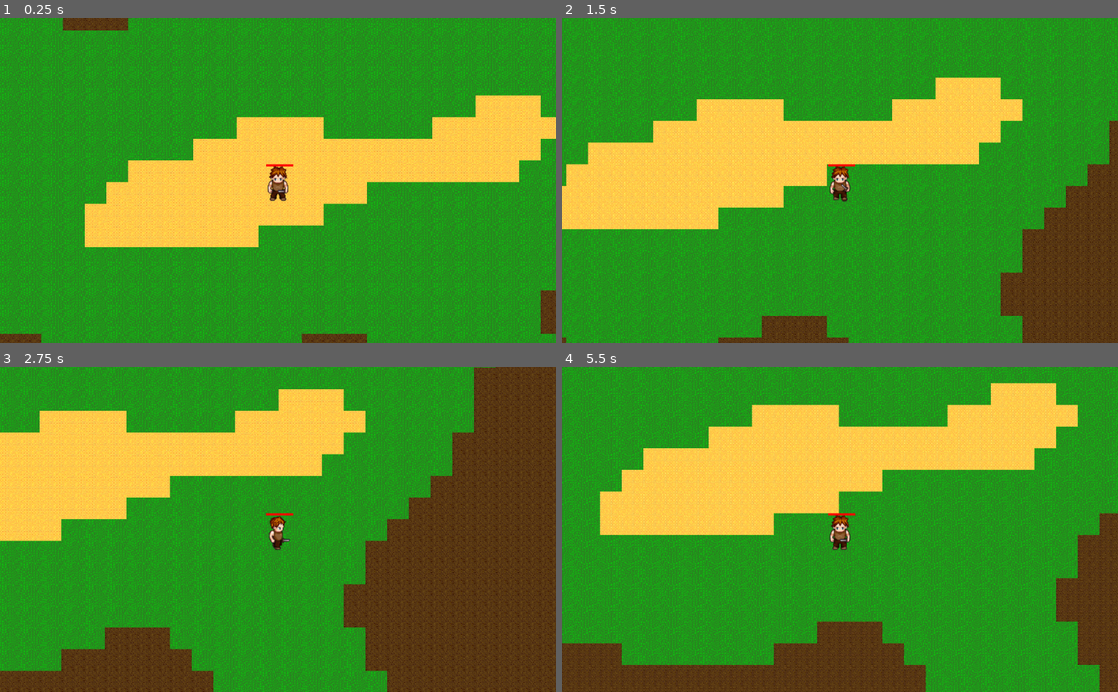
Above: before the commit, frames 1-4 (two rows, left to right).
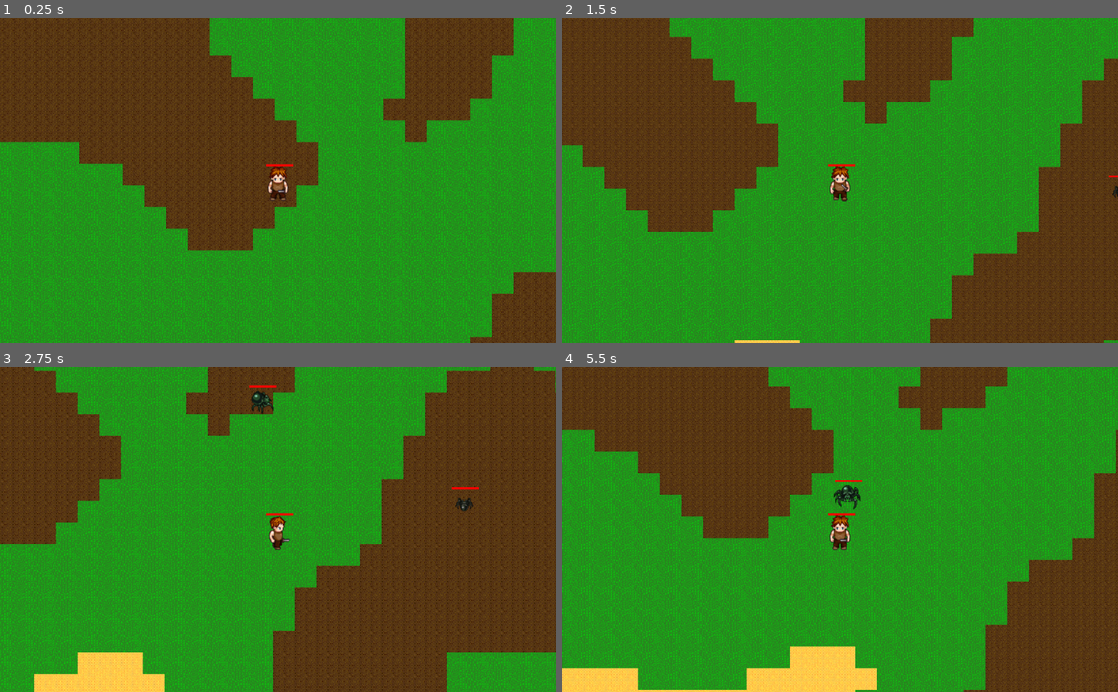
Above: after the commit, the same moments.

Repository: afonsolage/Raftel
Game: Godot game, scene res://assets/scenes/stages/world.tscn
The game is run twice, just before and just after one commit, with the same random seed, the same clock (stepped at 60 frames per second) and the same inputs.
Inputs:
- Up to frame 1 (0.25 s): no input
- Up to frame 2 (1.5 s): tap Enter at 0.5 s; hold D (ui_right) 0.53-1.28 s; hold Ctrl 0.53-1.28 s; hold S (ui_down) from 1.28 s (still down); tap Ctrl at 1.35 s
- Up to frame 3 (2.75 s): release S (ui_down) at 2.03 s; hold D (ui_right) from 2.03 s (still down); hold Ctrl from 2.03 s (still down)
- Up to frame 4 (5.5 s): release D (ui_right) at 2.78 s; release Ctrl at 2.78 s; hold W (ui_up) 2.78-3.53 s; tap Ctrl at 2.85, 4.35 s; hold Ctrl 3.53-4.28 s; hold A (ui_left) 3.53-5.03 s; hold S (ui_down) from 5.03 s (still down); hold Ctrl from 5.03 s (still down)

The runs differ from the first frame. In frame 1, 64% of the frame differs, in the area x 0-100%, y 0-100%; in frame 2, 59%; in frame 3, 52%; in frame 4, 63%.

Commit message:
Refatored Monster Spawner System

Diff:
--- a/assets/scenes/stages/world.tscn
+++ b/assets/scenes/stages/world.tscn
@@ -2,15 +2,11 @@
 
 [ext_resource path="res://assets/resources/terrain_tileset.tres" type="TileSet" id=1]
 [ext_resource path="res://assets/scenes/objects/player.tscn" type="PackedScene" id=2]
+[ext_resource path="res://assets/scenes/systems/MonsterSpawner.tscn" type="PackedScene" id=3]
 [ext_resource path="res://src/Editor/GenerateTerrain.gd" type="Script" id=4]
-[ext_resource path="res://src/System/MonsterSpawner.gd" type="Script" id=5]
 
 [node name="Root" type="Node2D"]
 position = Vector2( 24, 24 )
-
-[node name="MonsterSpawner" type="Node" parent="."]
-script = ExtResource( 5 )
-max_monster_count = 200
 
 [node name="TileMap" type="TileMap" parent="."]
 tile_set = ExtResource( 1 )
@@ -25,4 +21,8 @@
 [node name="YSort" type="YSort" parent="."]
 
 [node name="Player" parent="YSort" instance=ExtResource( 2 )]
-position = Vector2( 701.014, 861.693 )
+position = Vector2( 996.888, 473.045 )
+
+[node name="MonsterSpawner" parent="YSort" instance=ExtResource( 3 )]
+
+[editable path="YSort/MonsterSpawner"]
--- /dev/null
+++ b/assets/scenes/systems/MonsterSpawner.tscn
@@ -0,0 +1,7 @@
+[gd_scene load_steps=2 format=2]
+
+[ext_resource path="res://src/System/MonsterSpawner.gd" type="Script" id=1]
+
+[node name="MonsterSpawner" type="YSort"]
+script = ExtResource( 1 )
+max_monster_count = 200
--- a/src/System/MonsterSpawner.gd
+++ b/src/System/MonsterSpawner.gd
@@ -10,11 +10,11 @@
 export(int) var max_move_speed = 120
 export(int) var max_monster_count = 50
 export(float) var spawn_interval = 1.0
+export(int) var map_size = 64 * 32
 
 var _next_spawn = 1.0
 
-onready var _ysort = get_node(@"../YSort")
-onready var _map_size = 64 * 32
+
 onready var _monster_count = 0
 
 func _physics_process(delta):
@@ -34,8 +34,8 @@
 	mob.set("activiness", randi() % max_activiness + (max_activiness - min_activiness))
 	mob.set("aggressiveness", randi() % max_aggressiveness + (max_aggressiveness - min_aggressiveness))
 	mob.set("move_speed", randi() % max_move_speed + (max_move_speed - min_move_speed))
-	mob.position.x = randi() % _map_size
-	mob.position.y = randi() % _map_size
+	mob.position.x = randi() % map_size
+	mob.position.y = randi() % map_size
 
 	var size = randf() * max_size + (max_size - min_size)
 
@@ -44,4 +44,4 @@
 	sprite.scale.y = size
 	sprite.modulate = Color(randf() * 0.5 + 0.5, randf() * 0.5 + 0.5, randf() * 0.5 + 0.5)
 
-	_ysort.add_child(mob)
+	add_child(mob)
